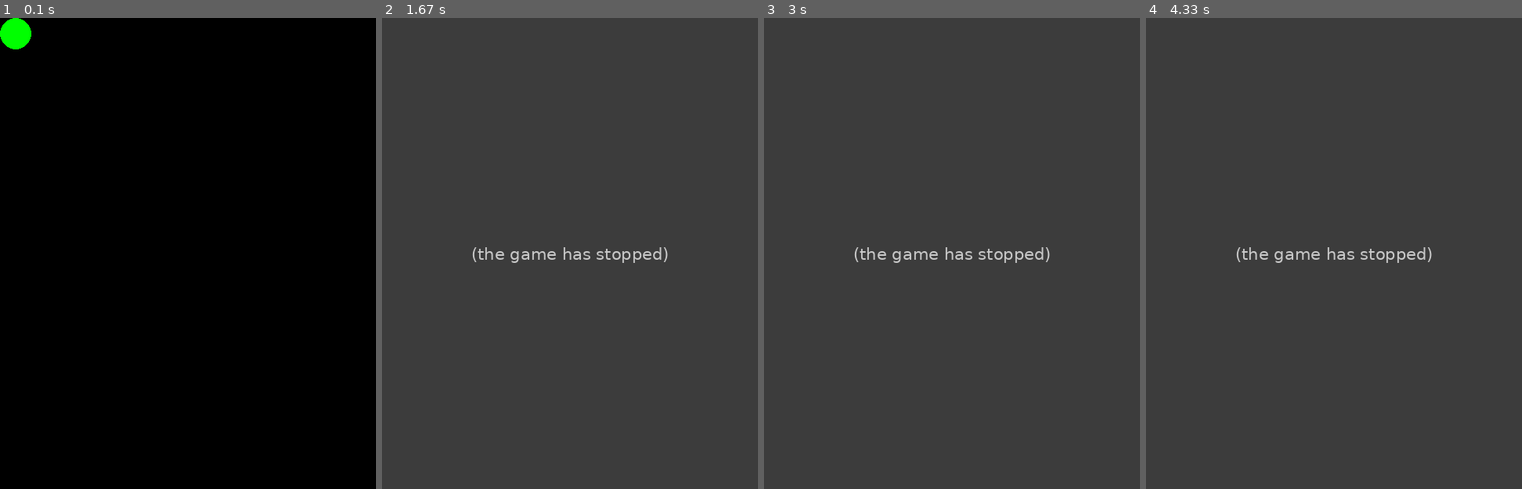
Above: before the commit, frames 1-4 (left to right).
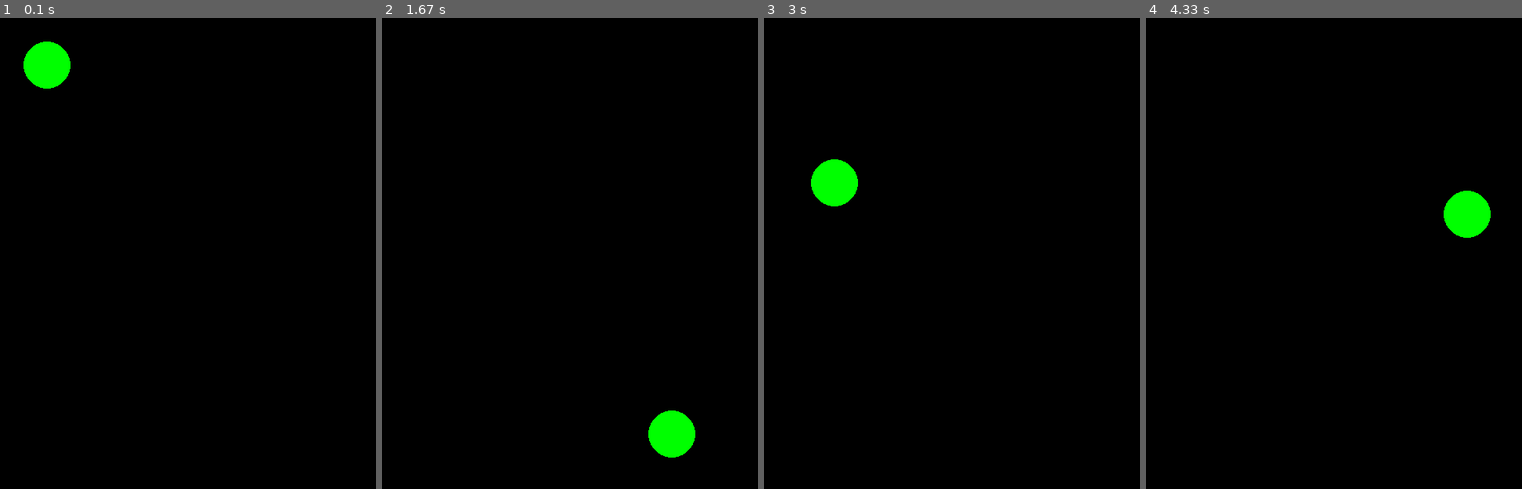
Above: after the commit, the same moments.

Repository: Archanciel/Learning_Pygame
Game: pygame game, started from my_bouncing_ball.py
The game is run twice, just before and just after one commit, with the same random seed, the same clock (stepped at 60 frames per second) and the same inputs.
Inputs (mouse positions are in pixels of both pictures, inside the frame that each line leads up to):
- Up to frame 1 (0.1 s): no input
- Up to frame 2 (1.67 s): click (570, 253) at 0.38 s
- Up to frame 3 (3 s): no input
- Up to frame 4 (4.33 s): no input

The runs differ from the first frame. In frame 1, 1.4% of the frame differs, in the area x 0-19%, y 0-15%; in frame 2, 100%, in the area x 0-100%, y 0-100%; in frame 3, 100%; in frame 4, 100%.
Error before the commit: AttributeError: 'Ball' object has no attribute 'moveL' (my_bouncing_ball.py line 76); the game stopped at 0.38 s (later frames are placeholders)

Commit message:
bouncing now ok

Diff:
--- a/my_bouncing_ball.py
+++ b/my_bouncing_ball.py
@@ -35,7 +35,7 @@
         Starts a new game.
         '''
         self.all_sprites = pg.sprite.Group()
-        self.figure = Ball(screen=self.screen, color=GREEN, radius=20, startX=0, startY=0, dirX=10, dirY=10)
+        self.figure = Ball(screen=self.screen, color=GREEN, radius=30, startX=0, startY=0, dirX=10, dirY=10)
         self.all_sprites.add(self.figure)
 
     def run(self):
@@ -63,19 +63,6 @@
                 self.running = False
             elif event.type == pg.MOUSEBUTTONDOWN: #on Android, tap the sreen to quit
                 self.handleDoubleClick()
-
-                mouse_x, mouse_y = pg.mouse.get_pos()
-                pg.key.get_pressed()
-
-                if mouse_y > 2000:
-                    if self.playing:
-                       self.playing = False
-                    self.running = False
-                else:
-                    if mouse_x < 800:
-                        self.figure.moveL(10)
-                    else:
-                        self.figure.moveR(10)
 
     def updateTimerForDoubleClick(self):
         # Increase timerDC after mouse was pressed the first time.
@@ -111,6 +98,7 @@
         '''
         self.screen.fill(BLACK)
         self.all_sprites.draw(self.screen)
+
         # *after* drawing everything, flip the display
         pg.display.flip()
 
--- a/template/ball.py
+++ b/template/ball.py
@@ -1,4 +1,5 @@
 import pygame as pg
+from template.settings import *
 
 class Ball(pg.sprite.Sprite):
 	def __init__(self, screen, color, radius, startX, startY, dirX, dirY):
@@ -11,6 +12,13 @@
 		self.moveDir = [dirX, dirY]
 		pg.draw.circle(self.image, self.color, self.rect.center, int(self.rect.width / 2))
 
-	def draw(self):
-		# pg.draw.circle(surface, color, center, radius) -> Rect
-		pg.draw.circle(self.screen, self.color, self.rect.center, int(self.rect.width / 2))
+	def update(self):
+		self.rect = self.rect.move(self.moveDir)
+
+		if self.rect.top <= 0 or self.rect.bottom >= self.screen.get_height():
+			# inverting y direction
+			self.moveDir[1] = -self.moveDir[1]
+
+		if self.rect.left <= 0 or self.rect.right >= self.screen.get_width():
+			# inverting x direction
+			self.moveDir[0] = -self.moveDir[0]
